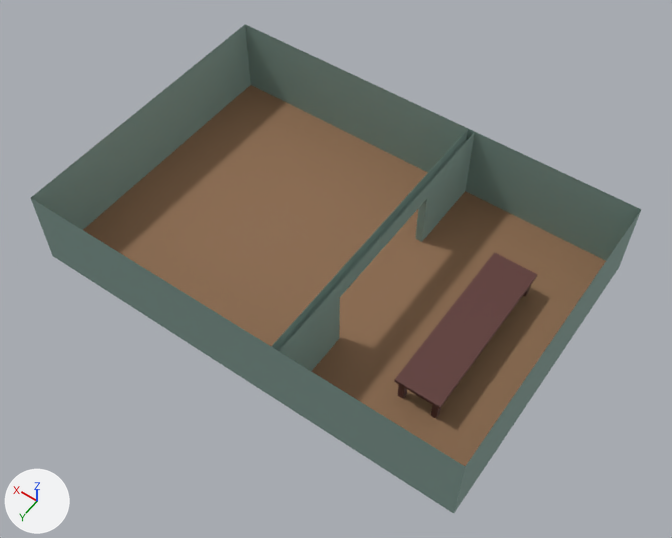
The OBJ model VRRage-VR/assets/models/birthday/geburtstags_raum.obj: old version first, new version second.
The view is the same before and after, from a camera (50 mm lens) standing at (-19.2, 21.8, 33.8) and looking at (-4.3, 1.0, 1.0). Lighting does not change. The marker at lower left points along +X, +Y and +Z. Where no turn or scale is listed for an object, it has been applied to the vertices. Vertices at the same position are counted once.

The scene before the commit, as lines of its bpy script (objects in view):
```python
me_divider = bpy.data.meshes.new('Divider')
me_divider.from_pydata(...)  # 24 vertices, 13 faces, 2 loose edges; spans x -6.17..-5.81, y -7.35..7.35, z 0.0..4.0
me_divider.materials.append(mat_material_005)  # green #85a098
me_room = bpy.data.meshes.new('Room')
me_room.from_pydata(...)  # 8 vertices, 5 faces; spans x -14.4..7.3, y -7.3..7.3, z 0.0..4.0
# faces by material slot: [4, 1]
me_room.materials.append(mat_material_005)  # green #85a098
me_room.materials.append(mat_material_006)  # brown #8f6c4e
# before: 4 (7.3, -7.3, 4.0) at pixel (245, 24), 5 (7.3, 7.3, 4.0) at pixel (30, 197), 6 (-14.4, -7.3, 4.0) at pixel (641, 209), 7 (-14.4, 7.3, 4.0) at pixel (465, 466)
me_table = bpy.data.meshes.new('Table')
me_table.from_pydata(...)  # 72 vertices, 38 faces, 4 loose edges; spans x -11.81..-9.65, y -3.75..4.4, z 0.0..1.32
me_table.materials.append(mat_material_004)  # brown #603935
ob_divider = bpy.data.objects.new('Divider', me_divider)
ob_divider.location = (0.0, 0.0, 0.0)
ob_room = bpy.data.objects.new('Room', me_room)
ob_room.location = (0.0, 0.0, 0.0)
ob_table = bpy.data.objects.new('Table', me_table)
ob_table.location = (0.0, 0.0, 0.0)
```
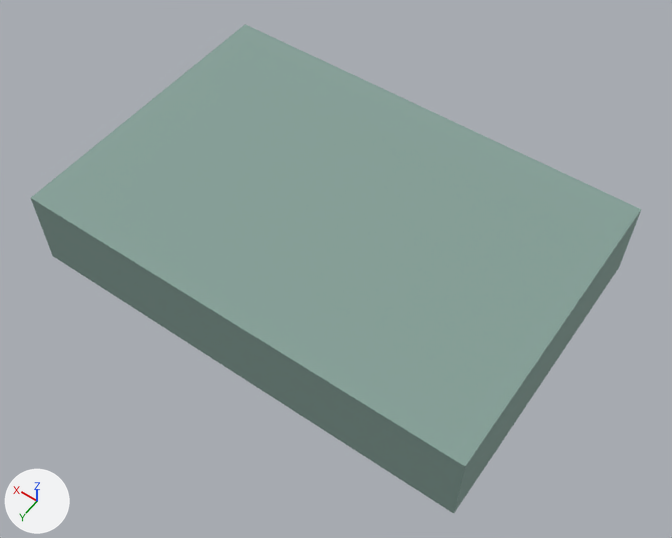
Where the change shows, as pixel boxes [x1, y1, x2, y2] in the pictures (672 x 538 px):
'Table', deleted: before [394, 252, 538, 419]
part 1 of me_room, added: after [31, 24, 641, 466]
'Divider', unchanged, covered by the edit: before [271, 129, 475, 371]

Patch to the scene script:
```diff
--- a/VRRage-VR/assets/models/birthday/geburtstags_raum.obj.py
+++ b/VRRage-VR/assets/models/birthday/geburtstags_raum.obj.py
@@ mat_wand @@
+mat_wand = principled_material('Wand')
+mat_wand.base_color = (0.236, 0.352, 0.314)  # green #85a098
+mat_wand.roughness = 0.823
@@ me_room @@
 me_room.from_pydata(...)  # 8 vertices, 5 faces; spans x -14.4..7.3, y -7.3..7.3, z 0.0..4.0
 # used by ob_room; location = (0.0, 0.0, 0.0)
 # verts and faces of me_room; kept vertices keep their numbers, new ones are numbered from 8
-me_room.materials.append(mat_material_005)  # green #85a098
+# me_room part 1
+faces += [(4, 6, 7, 5)]  # mat_wand (green #85a098)
 me_room.materials.append(mat_material_006)
+me_room.materials.append(mat_wand)  # green #85a098
@@ ob_table @@
-ob_table = bpy.data.objects.new('Table', me_table)
-ob_table.location = (0.0, 0.0, 0.0)
```
